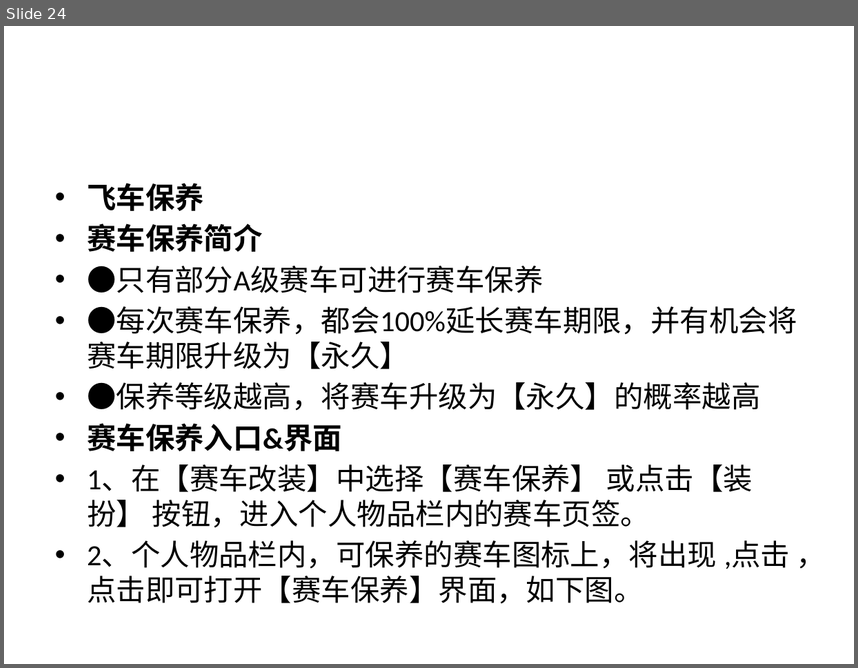
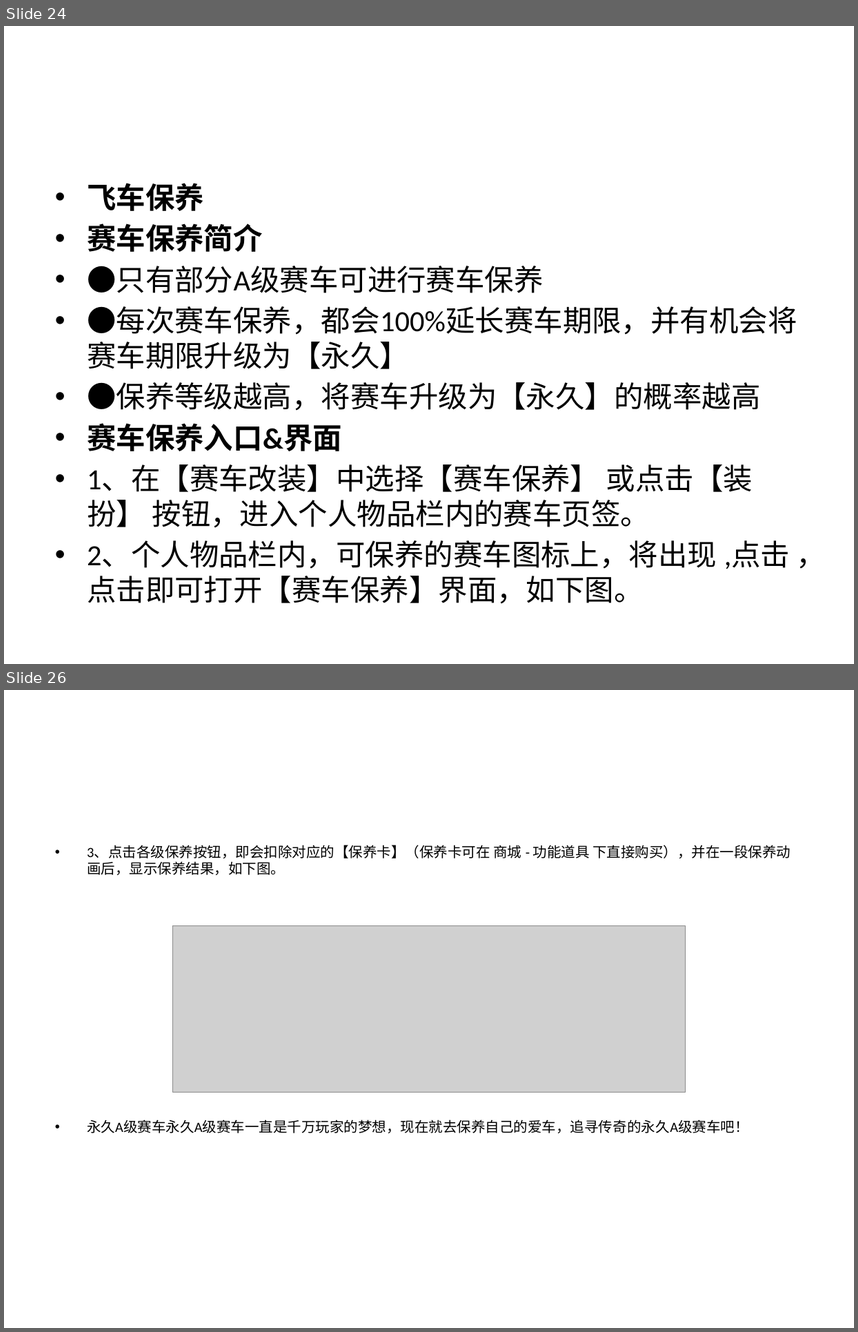
Before and after one commit to 838711801/PengPeng, a slide deck: 游戏分析/QQ飞车分析.pptx. Shown one above the other, each under a label of ours: slide 24 before the commit, slides 24 and 26 after it; the slides between them are not shown. The pictures are 858x668 and 858x1332 pixels, drawn with LibreOffice and Linux fonts; fonts in the diff are those of the drawing; grey boxes stand for pictures. Boxes give left, top, right and bottom in pixels: in the first picture for what was removed or moved away, otherwise in the second. Text is boxed around its words. In the diff, an @@ line names an element or a change of style, - is before the commit and + after.

```diff
--- a/游戏分析/QQ飞车分析.pptx
+++ b/游戏分析/QQ飞车分析.pptx
@@ slide 26 added at (x1=4, y1=690, x2=854, y2=1328), background #FFFFFF @@
@@ text added at (x1=87, y1=845, x2=791, y2=1133), 12 pt, text #000000 @@
+• 3、点击各级保养按钮，即会扣除对应的【保养卡】（保养卡可在 商城 - 功能道具 下直接购买），并在一段保养动画后，显示保养结果，如下图。
+• 永久A级赛车永久A级赛车一直是千万玩家的梦想，现在就去保养自己的爱车，追寻传奇的永久A级赛车吧！
@@ picture added at (x1=173, y1=925, x2=686, y2=1092) @@
```
Also in this commit, not shown: 1 slide changed, 8 other slides added, 1 other file.
